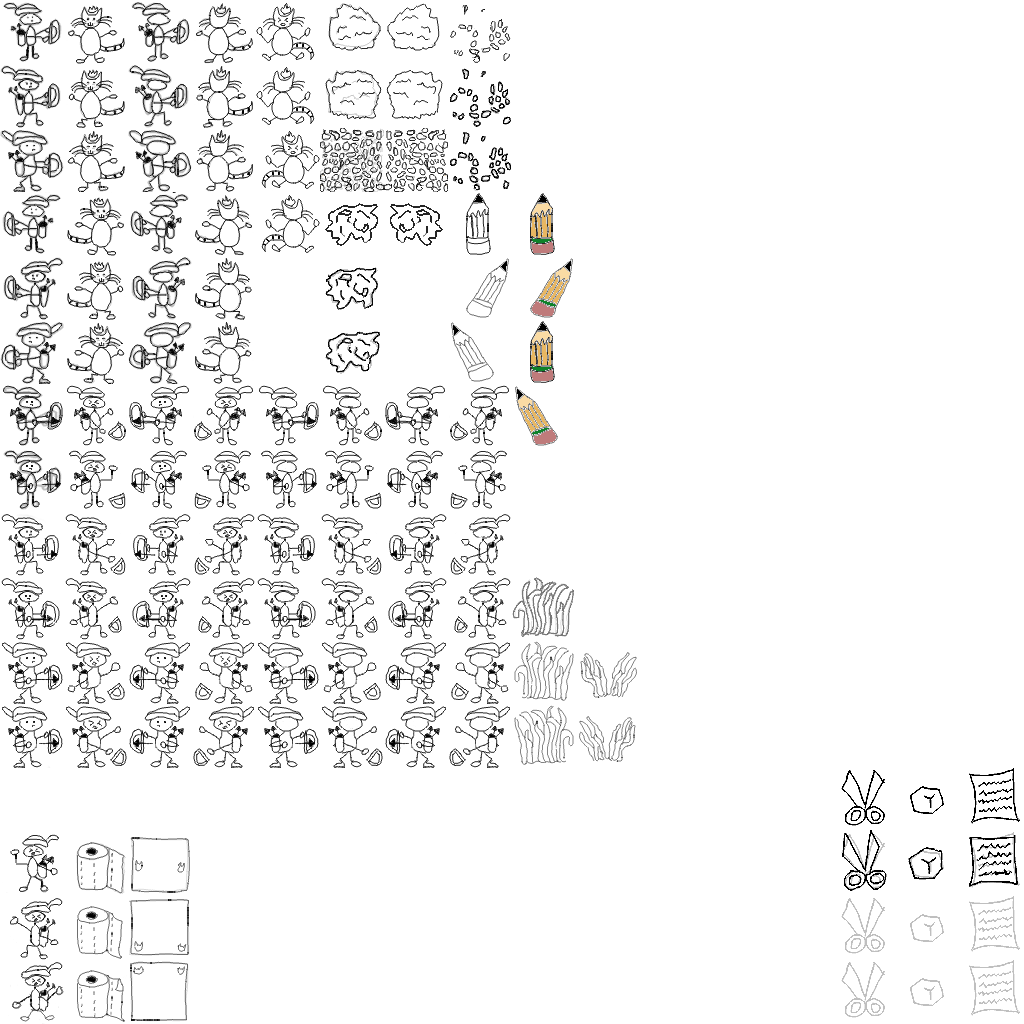
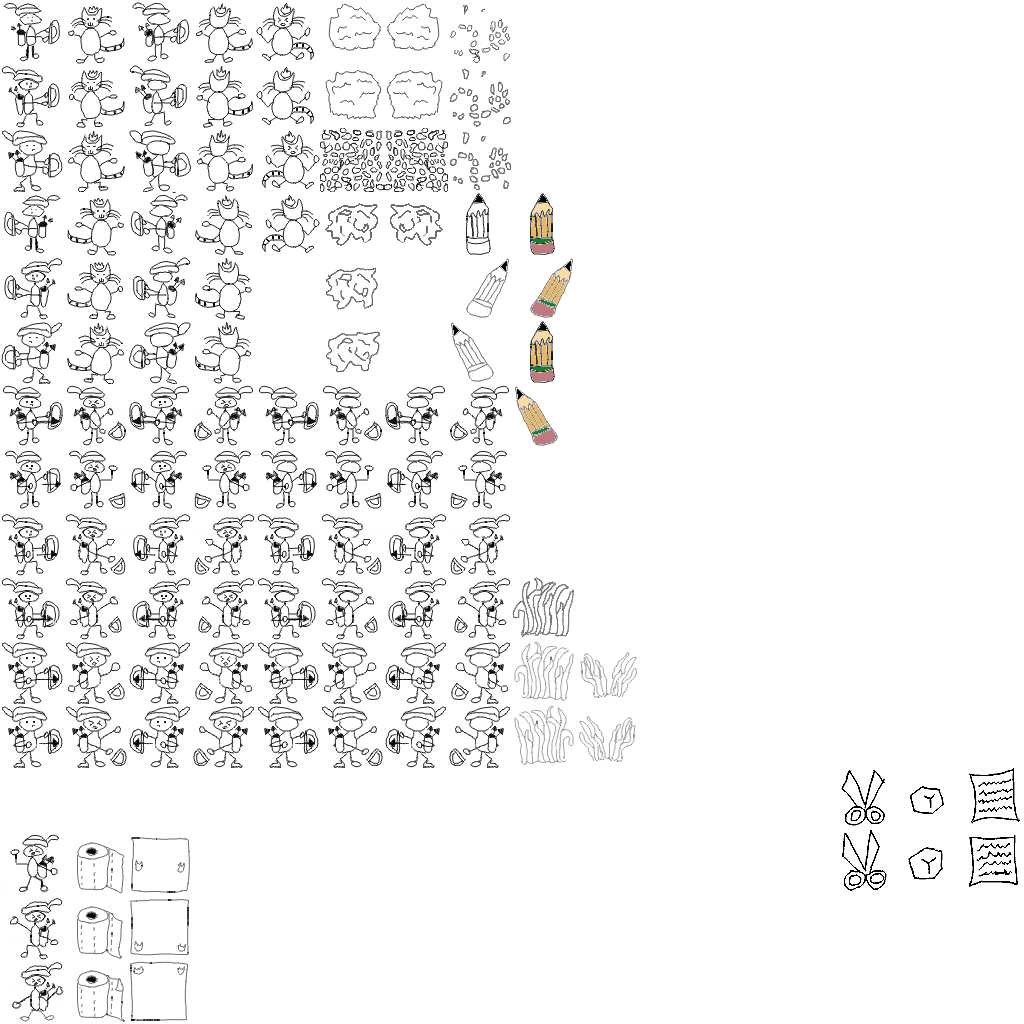
Revision of a layered 1024×1024 image; what changed, layer by layer:
painted on "Draw_Layer" over [325, 3, 637, 765]
hid "Trace_Layer_DrawLocked" over [0, 2, 1020, 1022]
hid "Background_DrawLocked" over [0, 2, 1020, 1022]
